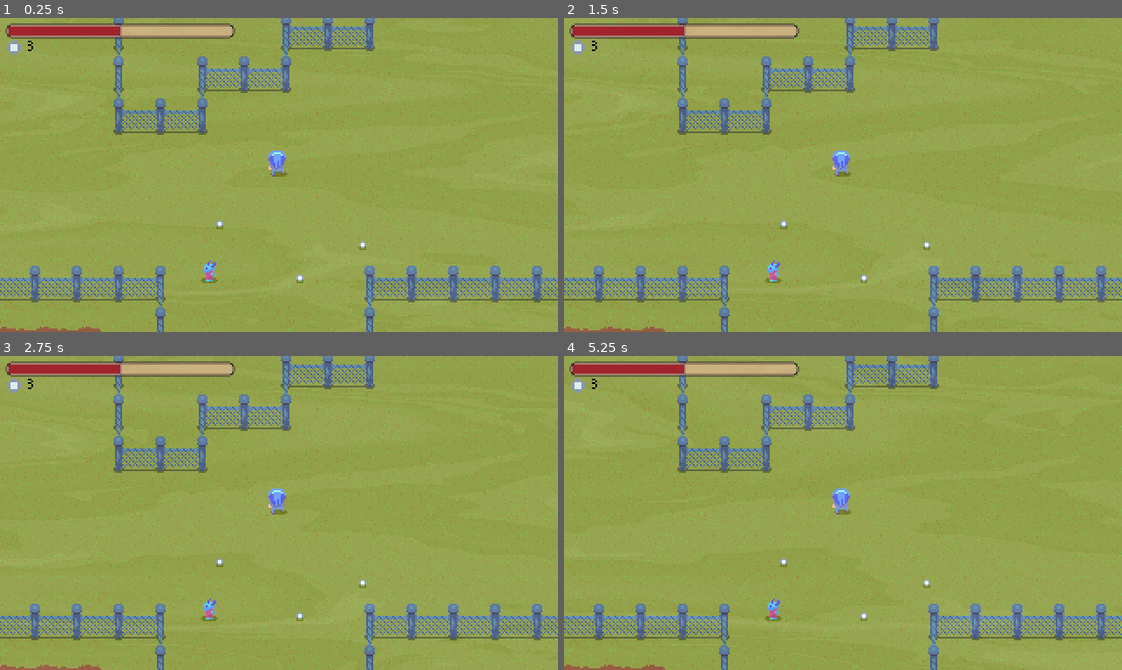
Above: before the commit, frames 1-4 (two rows, left to right).
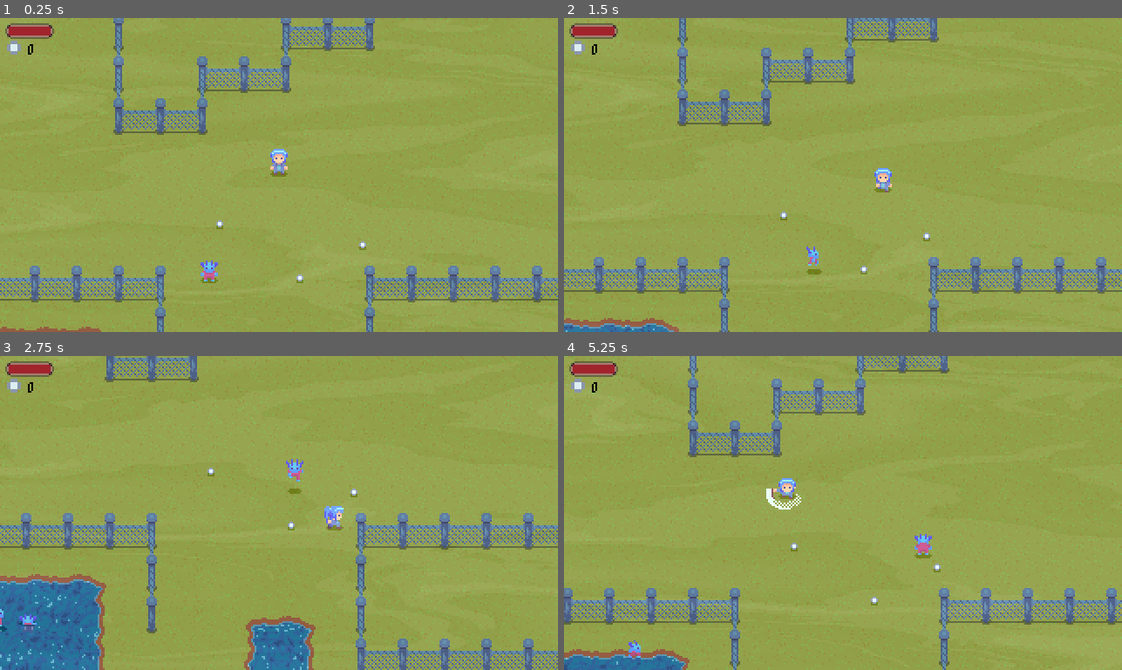
Above: after the commit, the same moments.

Repository: Aldlevine/january
Game: Godot game, scene res://areas/test_area.tscn
The game is run twice, just before and just after one commit, with the same random seed, the same clock (stepped at 60 frames per second) and the same inputs.
Inputs:
- Up to frame 1 (0.25 s): no input
- Up to frame 2 (1.5 s): tap Enter at 0.5 s; hold Right (player_right) 0.53-1.28 s; tap J (player_action_1) at 0.6 s; tap Space (player_jump) at 0.77 s; hold Down (player_down) from 1.28 s (still down); tap K (player_action_2) at 1.35 s
- Up to frame 3 (2.75 s): tap Space (player_jump) at 1.52 s; release Down (player_down) at 2.03 s; hold Right (player_right) from 2.03 s (still down); tap J (player_action_1) at 2.1 s
- Up to frame 4 (5.25 s): release Right (player_right) at 2.78 s; hold Up (player_up) 2.78-3.53 s; tap K (player_action_2) at 2.85, 4.35 s; tap Space (player_jump) at 3.02, 3.77, 4.52 s; hold Left (player_left) 3.53-5.03 s; tap J (player_action_1) at 3.6, 5.1 s; hold Down (player_down) from 5.03 s (still down)

The runs differ from the first frame. In frame 1, 1.9% of the frame differs, in the area x 5-52%, y 1-84%; in frame 2, 12%; in frame 3, 22%, in the area x 0-100%, y 0-100%; in frame 4, 16%.
Error before the commit: Parse Error: Expected an indented block after "if". (res://engine/entity.gd:59)
Error after the commit: Invalid operands 'int' and 'int' in operator '<<'. (res://engine/layer_shifter.gd:13)

Commit message:
cleanup entity code

Diff:
--- a/engine/entity.gd
+++ b/engine/entity.gd
@@ -56,7 +56,7 @@
 func set_vertical_pos(pos):
   vertical_pos = pos
   if is_inside_tree():
-  handle_vertical_offset(pos - sink)
+    handle_vertical_offset(pos - sink)
 
 func set_sink(amt):
   var prev = sink
@@ -79,11 +79,6 @@
 
 ### INITIALIZERS
 
-# func _ready():
-  # if health > max_health:
-  #   health = max_health
-  # states["default"] = funcref(self, "state_default")
-
 ### LOOPS
 
 func _physics_process(delta):
@@ -99,9 +94,6 @@
 
   if has_state(state):
     callv(str("state_", state), [delta])
-  # if states.has(state) && states[state] != null:
-  #   states[state].call_func(delta)
-
 
 func correct_data_loop():
   if health > max_health: health = max_health
@@ -121,14 +113,6 @@
 
 func facing_loop():
   set_facedir(movedir)
-  # if movedir.length_squared() > 0:
-  #   match movedir:
-  #     Vector2.LEFT, Vector2.RIGHT, Vector2.UP, Vector2.DOWN: facedir = movedir
-  #     _:
-  #       if movedir.x != facedir.x && movedir.y != facedir.y:
-  #         match facedir:
-  #           Vector2.LEFT, Vector2.RIGHT: facedir = Vector2(0, movedir.y)
-  #           Vector2.UP, Vector2.DOWN: facedir = Vector2(movedir.x, 0)
 
 func damage_loop():
   if safetime > 0:
@@ -153,7 +137,7 @@
     vertical_pos = 0.0
 
   if water_depth:
-  self.sink = water_depth.get_depth_at_point(global_position)
+    self.sink = water_depth.get_depth_at_point(global_position)
 
 ### CALLABLES
 
@@ -199,13 +183,10 @@
     if hitboxes.size() == 0:
       return
     hitbox = hitboxes[0]
-
   if !check_attack(attack, hitbox):
     return
-
   if attack.has_method("check_attack") && !attack.check_attack(hitbox):
     return
-
   health -= compute_damage(attack, hitbox)
   attack.handle_hit(hitbox)
   attack_landed(attack, hitbox)
